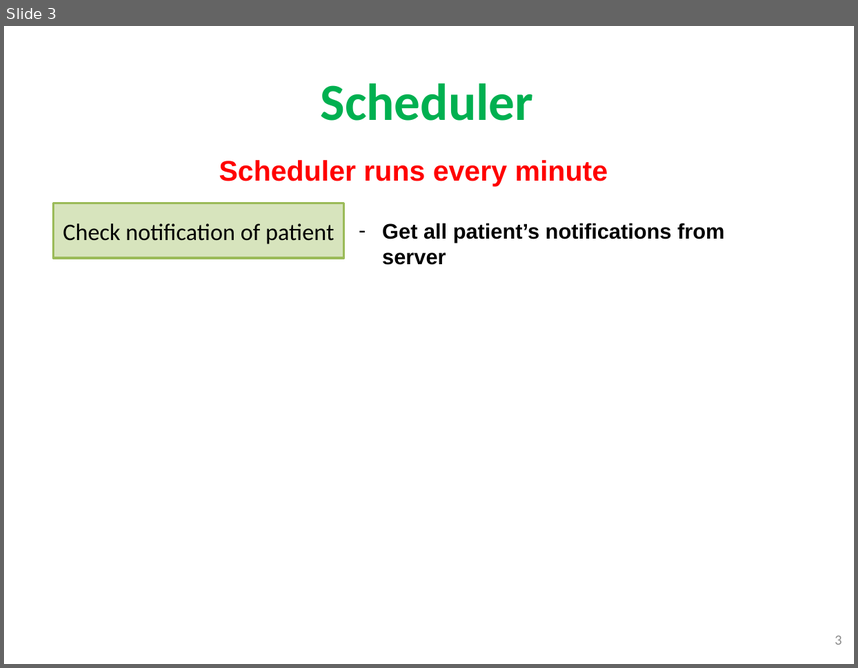
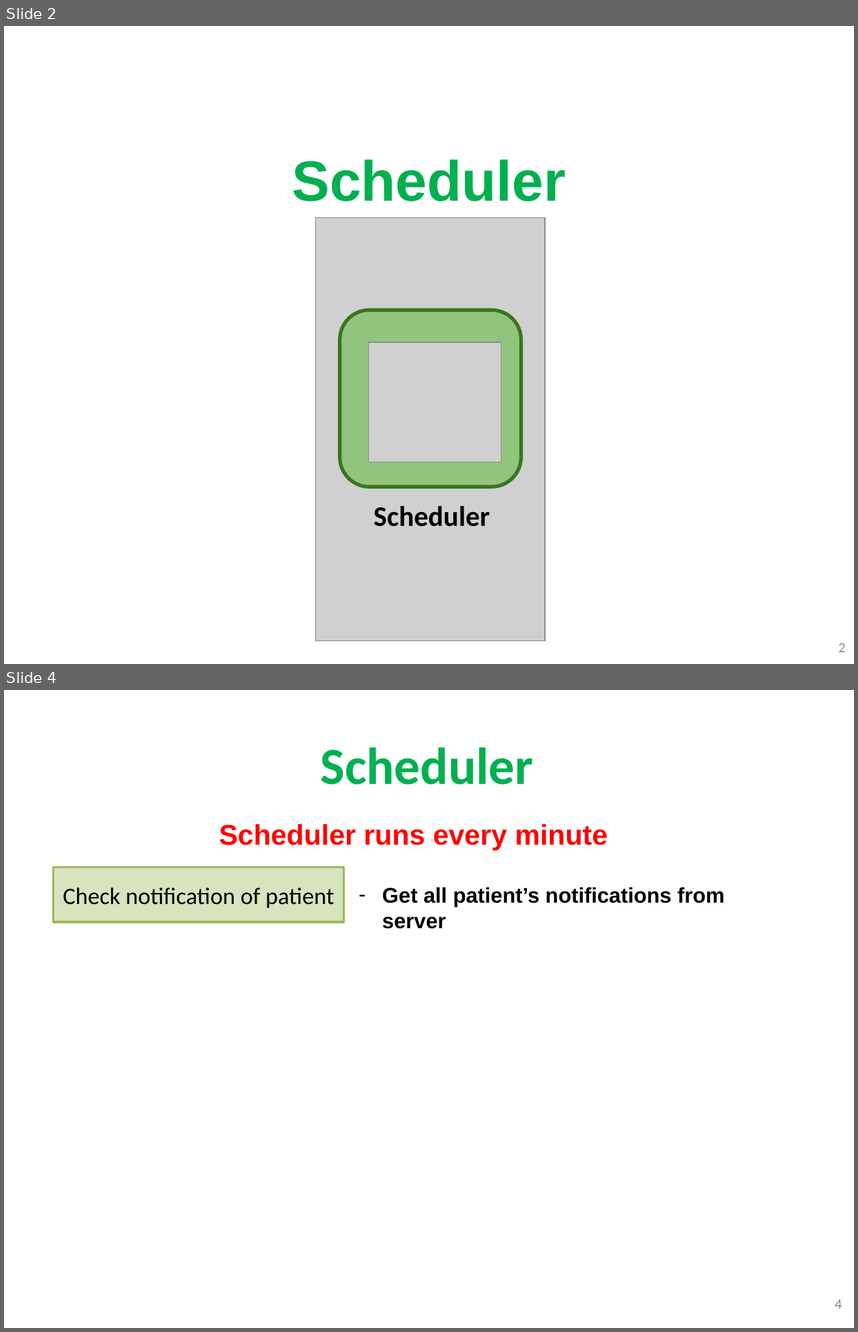
Before and after one commit to quantdse60878/HSTS, a slide deck: docs/Temperature Presentation/Khuong/khuong3.pptx. Shown one above the other, each under a label of ours: slide 3 before the commit, slides 2 and 4 after it; the slides between them are not shown. The pictures are 858x668 and 858x1332 pixels, drawn with LibreOffice and Linux fonts; fonts in the diff are those of the drawing; grey boxes stand for pictures; background and template pictures are left out. Boxes give left, top, right and bottom in pixels: in the first picture for what was removed or moved away, otherwise in the second. Text is boxed around its words. In the diff, an @@ line names an element or a change of style, - is before the commit and + after.

```diff
--- a/docs/Temperature Presentation/Khuong/khuong3.pptx
+++ b/docs/Temperature Presentation/Khuong/khuong3.pptx
@@ slide 2 added at <box>4,26,854,664</box>, background picture (left out) @@
@@ text added at <box>292,159,566,201</box>, 48 pt, text #00B050, bold @@
+Scheduler
@@ picture added at <box>316,217,546,641</box> @@
@@ rounded rectangle added at <box>340,310,521,487</box>, fill #93C47D, outline #38761D 3 pt @@
@@ picture added at <box>369,342,500,462</box> @@
@@ text added at <box>374,506,490,526</box>, 24 pt, text #000000, bold @@
+Scheduler
@@ page number added at <box>838,643,845,652</box>, 12 pt, text #8C8C8C @@
+2
@@ what was slide 3 is now slide 4 @@
@@ page number at <box>835,1299,842,1308</box>: text changed @@
-3
+4
```
Also in this commit, not shown: 26 slides changed, 1 other slide added, 6 slides removed.
